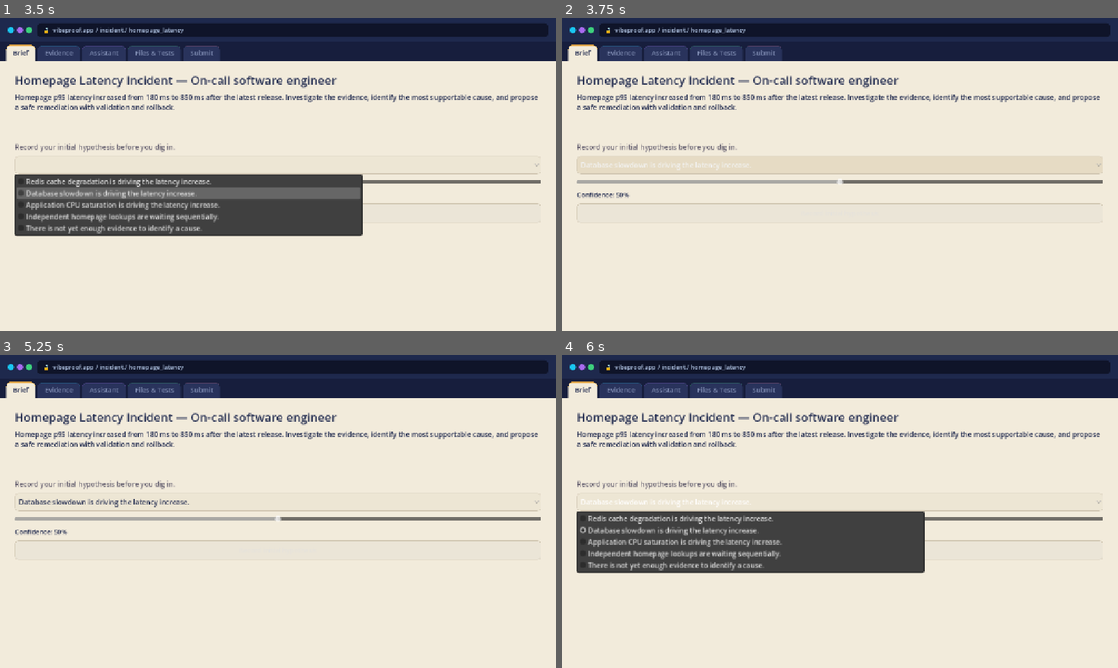
Above: before the commit, frames 1-4 (two rows, left to right).
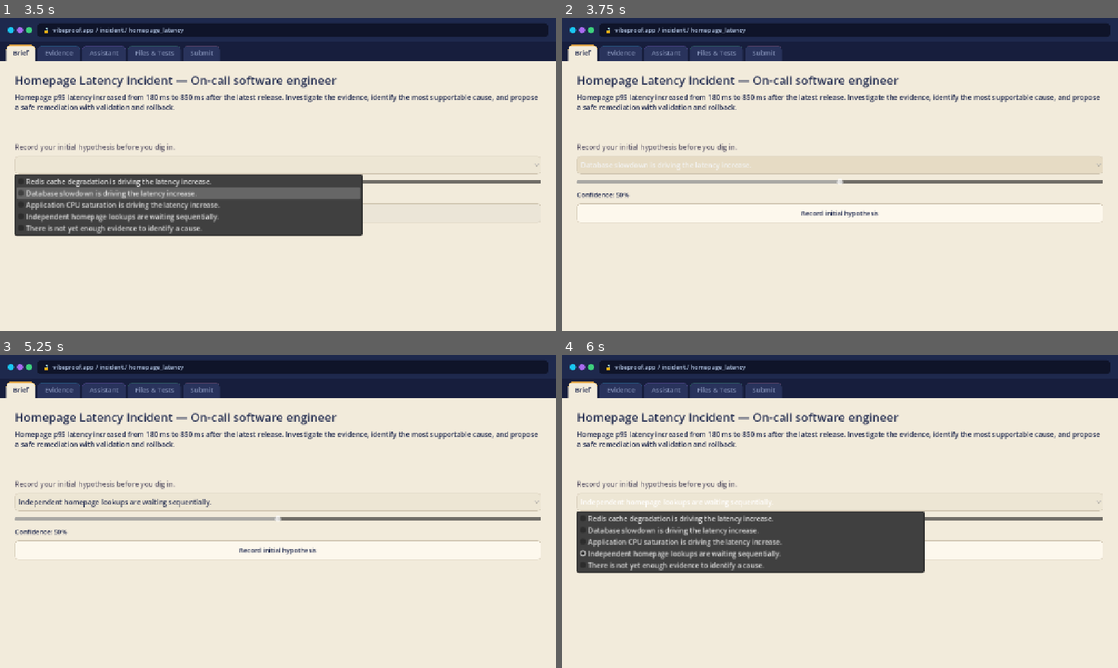
Above: after the commit, the same moments.

Repository: mengfoong-dev/codex-candidate-assesment-system
Game: Godot game, scene res://scenes/main/main.tscn
Two runs of this game, one before a commit and one after it. Both use one fixed random seed, a clock stepped at 60 frames per second and the inputs below.
Inputs (mouse positions are in pixels of both pictures, inside the frame that each line leads up to):
- Up to frame 1 (3.5 s): click "Begin incident briefing" at 0.5 s; click "Brief" at 1.25 s; click (278, 165) at 2.02 s; tap Enter at 2.75 s; hold D (move_right) from 2.78 s (still down); tap E (interact) at 2.85 s
- Up to frame 2 (3.75 s): tap Space at 3.5 s; release D (move_right) at 3.53 s; hold S (move_backward) from 3.53 s (still down); tap H (open_hypothesis) at 3.6 s
- Up to frame 3 (5.25 s): release S (move_backward) at 4.25 s; click "Database slowdown is driving …" at 4.25 s; click "Brief" (after the commit: "Record initial hypothesis") at 5 s
- Up to frame 4 (6 s): click (840, 502) at 5.75 s, where only the run after the commit has a clickable "Independent homepage lookups …"

Frame 1 is identical in both runs. In frame 2, 0.1% of the frame differs, in the area x 43-57%, y 61-64%; in frame 3, 0.5%, in the area x 3-57%, y 46-64%; in frame 4, 0.1%.

Commit message:
fix: workspace edge cases from adversarial review
- Brief: drop the confidence-'touched' gate (leaked across restarts and blocked
  a valid default-50% submit); the confirm button now gates on hypothesis choice.
- Submit: preserve Evidence/Trigger-fact selections across snapshot refreshes so
  an unrelated action never silently clears the candidate's picks.
- Submit: surface domain rejection errors on a status label (e.g. a validation
  test selected but not executed) instead of the button silently no-opping.

Diff:
--- a/apps/incident-room/scripts/presentation/browser_workspace.gd
+++ b/apps/incident-room/scripts/presentation/browser_workspace.gd
@@ -54,7 +54,6 @@
 var _brief_confidence_label: Label
 var _brief_confirm: Button
 var _brief_status: Label
-var _brief_confidence_touched := false
 
 var _evidence_detail: RichTextLabel
 var _evidence_buttons: Dictionary = {}
@@ -83,6 +82,7 @@
 var _submit_confidence_label: Label
 var _submit_rationale: TextEdit
 var _submit_button: Button
+var _submit_status: Label
 
 var _report_heading: Label
 var _report_status: Label
@@ -252,15 +252,14 @@
     body.add_child(_brief_status)
     _brief_option.item_selected.connect(func(_i: int) -> void: _update_brief_confirm())
     _brief_confidence.value_changed.connect(func(v: float) -> void:
-        _brief_confidence_touched = true
-        _brief_confidence_label.text = "Confidence: %d%%" % int(v)
-        _update_brief_confirm())
+        _brief_confidence_label.text = "Confidence: %d%%" % int(v))
     _brief_confirm.pressed.connect(func() -> void:
         if not _brief_confirm.disabled:
             initial_hypothesis_submitted.emit(str(_brief_option.get_item_metadata(_brief_option.selected)), int(_brief_confidence.value)))
 
 func _update_brief_confirm() -> void:
-    _brief_confirm.disabled = not (_brief_option.selected >= 0 and _brief_confidence_touched)
+    # The slider defaults to a valid, displayed 50%; only a hypothesis choice is required.
+    _brief_confirm.disabled = _brief_option.selected < 0
 
 func _refresh_brief(snapshot: Dictionary) -> void:
     if _brief_status == null:
@@ -439,6 +438,9 @@
     _submit_button = _flat_button("Submit conclusion")
     _submit_button.disabled = true
     body.add_child(_submit_button)
+    _submit_status = _heading("", 14, ACCENT["submit"])
+    _submit_status.autowrap_mode = TextServer.AUTOWRAP_WORD_SMART
+    body.add_child(_submit_status)
 
     _revise_confidence.value_changed.connect(func(v: float) -> void: _revise_confidence_label.text = "Confidence: %d%%" % int(v))
     _revise_option.item_selected.connect(func(_i: int) -> void: _revise_button.disabled = _revise_option.selected < 0)
@@ -457,9 +459,15 @@
         int(_revise_confidence.value),
         _selected_metadata(_revise_facts))
 
+func set_submit_error(errors: Array) -> void:
+    if _submit_status != null:
+        _submit_status.text = str(errors[0]) if not errors.is_empty() else ""
+
 func _on_submit() -> void:
     if _submit_button.disabled:
         return
+    if _submit_status != null:
+        _submit_status.text = ""
     final_submission_requested.emit({
         "root_cause_id": _submit_root.get_item_metadata(_submit_root.selected),
         "evidence_ids": _selected_metadata(_submit_evidence),
@@ -484,19 +492,25 @@
         return
     var current: Dictionary = snapshot.get("current_hypothesis", {})
     _revise_current.text = "Current hypothesis: %s" % _hypothesis_label(str(current.get("hypothesis_id", "not recorded")))
+    var viewed: Array = snapshot.get("viewed_artifact_ids", [])
+    # Rebuild the lists to reflect newly-viewed evidence, but keep the candidate's
+    # existing selection so an unrelated refresh never silently drops their input.
+    var kept_facts := _selected_metadata(_revise_facts)
     _revise_facts.clear()
-    var viewed: Array = snapshot.get("viewed_artifact_ids", [])
     for artifact: Dictionary in _scenario.get("artifacts", []):
         if not viewed.has(str(artifact.get("artifact_id", ""))):
             continue
         for fact: Dictionary in artifact.get("facts", []):
             _revise_facts.add_item(str(fact.get("label", fact.get("fact_id", ""))))
             _revise_facts.set_item_metadata(_revise_facts.item_count - 1, fact.get("fact_id", ""))
+    _reselect(_revise_facts, kept_facts)
+    var kept_evidence := _selected_metadata(_submit_evidence)
     _submit_evidence.clear()
     for artifact_id: Variant in viewed:
         var artifact := _lookup(_scenario.get("artifacts", []), "artifact_id", str(artifact_id))
         _submit_evidence.add_item(str(artifact.get("title", artifact_id)))
         _submit_evidence.set_item_metadata(_submit_evidence.item_count - 1, artifact_id)
+    _reselect(_submit_evidence, kept_evidence)
 
 # --- Report ------------------------------------------------------------------
 
@@ -641,6 +655,11 @@
     for index: int in list.get_selected_items():
         ids.append(list.get_item_metadata(index))
     return ids
+
+func _reselect(list: ItemList, kept: Array) -> void:
+    for index: int in range(list.item_count):
+        if kept.has(list.get_item_metadata(index)):
+            list.select(index, false)
 
 func _hypothesis_label(hypothesis_id: String) -> String:
     return str(_lookup(_scenario.get("hypotheses", []), "hypothesis_id", hypothesis_id).get("label", hypothesis_id))
--- a/apps/incident-room/scripts/presentation/main.gd
+++ b/apps/incident-room/scripts/presentation/main.gd
@@ -101,6 +101,7 @@
         return _reject("Final submission is only available inside the workspace")
     var result: Dictionary = _session.submit_final(submission)
     if not result.ok:
+        workspace.set_submit_error(result.get("errors", []))
         return _finish_intent(result)
 
     var event_warning: String = _logger.persistence_warning()
